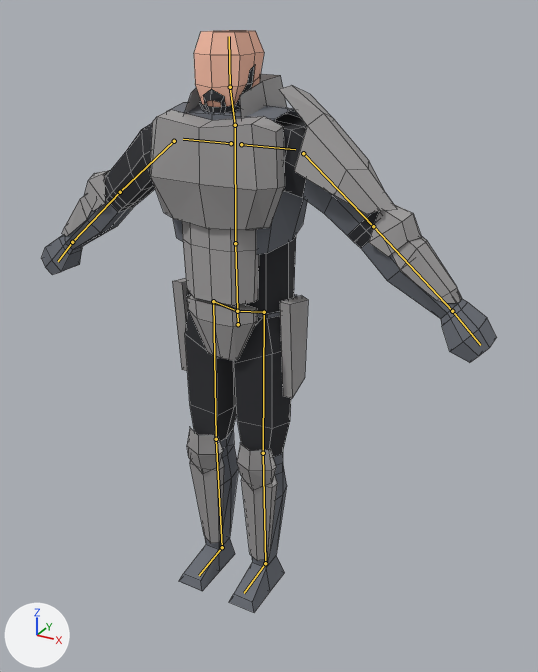
The Blender file meshes/player/characters/Remnant/Remnant_new.blend, before and after one commit.
Camera for both pictures: a camera (50 mm lens) standing at (0.996, -1.598, 1.645) and looking at (0.109, 0.016, 0.838). The axes (+X, +Y, +Z) are drawn at lower left. The lights are the same throughout. The bones that bend it are drawn over the model as lines. Mesh edges are drawn as thin lines.

Objects in the first picture: 'Character', 'Character.001', 'Character.002', 'chestplate', 'chestplate.001', 'greave.L', 'greave.R', 'vambrace.L', 'vambrace.R', 'vest'.
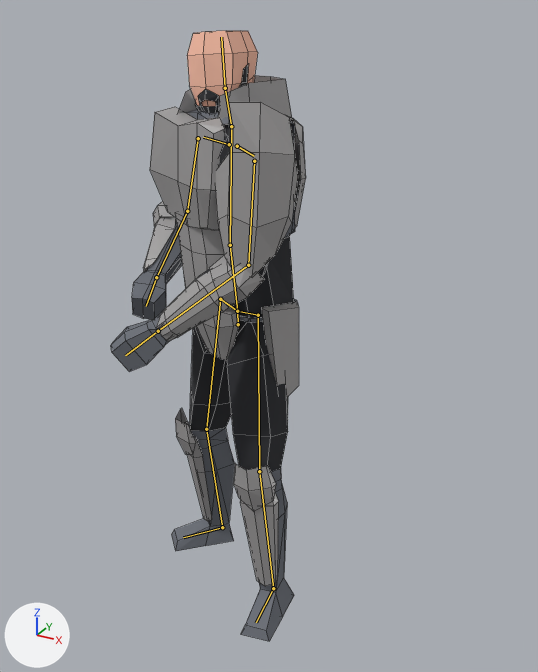
The newer file adds an action. The first version stands in its rest pose; the second is drawn at frame 80 of the action 'char_select_pose'.

What the commit changed:
Bone 'hip' (bone_hip) turns from (0, 0, 0) to (0, -20, 0) degrees about its own x, y and z.
Bone 'spine' (bone_spine) turns from (0, 0, 0) to (5, 0, 0) degrees about its own x, y and z.
Bone 'spine.001' (bone_spine_001) turns from (0, 0, 0) to (-6, 0, 0) degrees about its own x, y and z.
Bone 'shoulder.L' (bone_shoulder_l) turns from (0, 0, 0) to (0, 0, -25) degrees about its own x, y and z.
Bone 'upper_arm.L' (bone_upper_arm_l) turns from (0, 0, 0) to (2, 8, -47) degrees about its own x, y and z.
Bone 'forearm.L' (bone_forearm_l) turns from (0, 0, 0) to (50, 0, 0) degrees about its own x, y and z.
Bone 'shoulder.R' (bone_shoulder_r) turns from (0, 0, 0) to (0, 0, -10) degrees about its own x, y and z.
Bone 'upper_arm.R' (bone_upper_arm_r) turns from (0, 0, 0) to (-6, -47, 30) degrees about its own x, y and z.
Bone 'forearm.R' (bone_forearm_r) turns from (0, 0, 0) to (80, 0, 0) degrees about its own x, y and z.
Bone 'hand.R' (bone_hand_r) turns from (0, 0, 0) to (5, 0, 0) degrees about its own x, y and z.
Bone 'neck' (bone_neck) turns from (0, 0, 0) to (0, 20, 0) degrees about its own x, y and z.
Bone 'thigh.L' (bone_thigh_l) turns from (0, 0, 0) to (-7, -26, -6) degrees about its own x, y and z.
Bone 'shin.L' (bone_shin_l) turns from (0, 0, 0) to (10, 0, 0) degrees about its own x, y and z.
Bone 'thigh.R' (bone_thigh_r) turns from (0, 0, 0) to (-3, 25, 6) degrees about its own x, y and z.
Bone 'shin.R' (bone_shin_r) turns from (0, 0, 0) to (10, 0, 0) degrees about its own x, y and z.
Bone 'foot.R' (bone_foot_r) turns from (0, 0, 0) to (-5, 5, 0) degrees about its own x, y and z.

Where the change shows, as pixel boxes (x1, y1, x2, y2) in the pictures (538 x 672 px):
'Character', posed (59% narrower): before (41, 30, 497, 612); after (111, 31, 299, 642)
'Character.001', posed (28% narrower, 35% taller): before (279, 85, 395, 214); after (215, 102, 298, 277)
'chestplate', posed (44% narrower): before (150, 110, 285, 230); after (150, 107, 225, 230)
'Character.002', posed (17% narrower): before (182, 221, 259, 360); after (175, 213, 239, 360)
'vambrace.L', posed (16% wider, 12% shorter): before (369, 204, 462, 303); after (156, 254, 264, 341)
'greave.L', posed (12% wider): before (237, 444, 277, 561); after (234, 464, 279, 586)
'greave.R', posed: before (187, 428, 224, 543); after (175, 408, 212, 521)
'chestplate.001', posed: before (184, 74, 287, 119); after (178, 75, 306, 228)
'vest', posed: before (166, 102, 308, 255); after (186, 109, 295, 238)
'vambrace.R', posed: before (62, 170, 110, 236); after (143, 202, 175, 271)
bone 'spine', root to tip: before (237, 311) to (235, 243); after (237, 311) to (230, 245)
bone 'spine.001', root to tip: before (235, 243) to (235, 125); after (230, 245) to (231, 126)
bone 'shoulder.L', root to tip: before (241, 144) to (295, 149); after (237, 146) to (254, 156)
bone 'upper_arm.L', root to tip: before (303, 153) to (373, 226); after (254, 161) to (248, 265)
bone 'forearm.L', root to tip: before (373, 226) to (452, 311); after (248, 265) to (158, 331)
bone 'shoulder.R', root to tip: before (231, 143) to (183, 139); after (229, 144) to (203, 137)
bone 'upper_arm.R', root to tip: before (174, 141) to (120, 192); after (198, 138) to (187, 211)
bone 'forearm.R', root to tip: before (120, 192) to (72, 242); after (187, 211) to (156, 277)
bone 'hand.R', root to tip: before (72, 242) to (58, 261); after (156, 277) to (146, 306)
bone 'neck', root to tip: before (235, 125) to (230, 87); after (231, 126) to (225, 88)
bone 'thigh.L', root to tip: before (264, 312) to (263, 453); after (258, 315) to (259, 471)
bone 'shin.L', root to tip: before (263, 453) to (265, 563); after (259, 471) to (273, 588)
bone 'thigh.R', root to tip: before (213, 301) to (216, 439); after (220, 299) to (206, 429)
bone 'shin.R', root to tip: before (216, 439) to (222, 547); after (206, 429) to (222, 527)
bone 'foot.R', root to tip: before (222, 547) to (199, 575); after (222, 527) to (183, 537)
